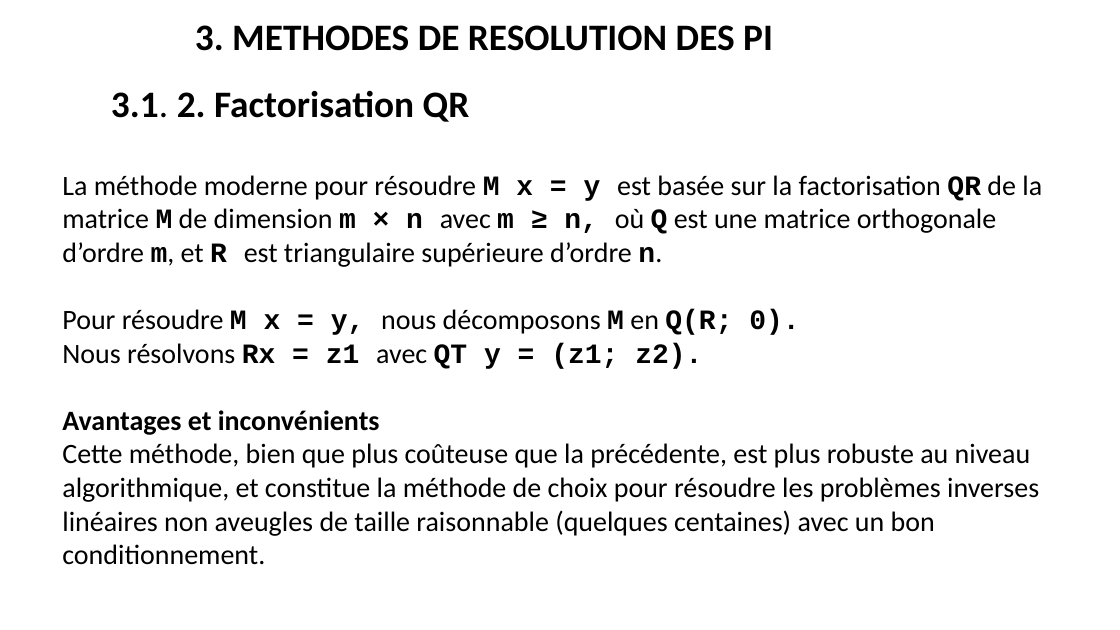
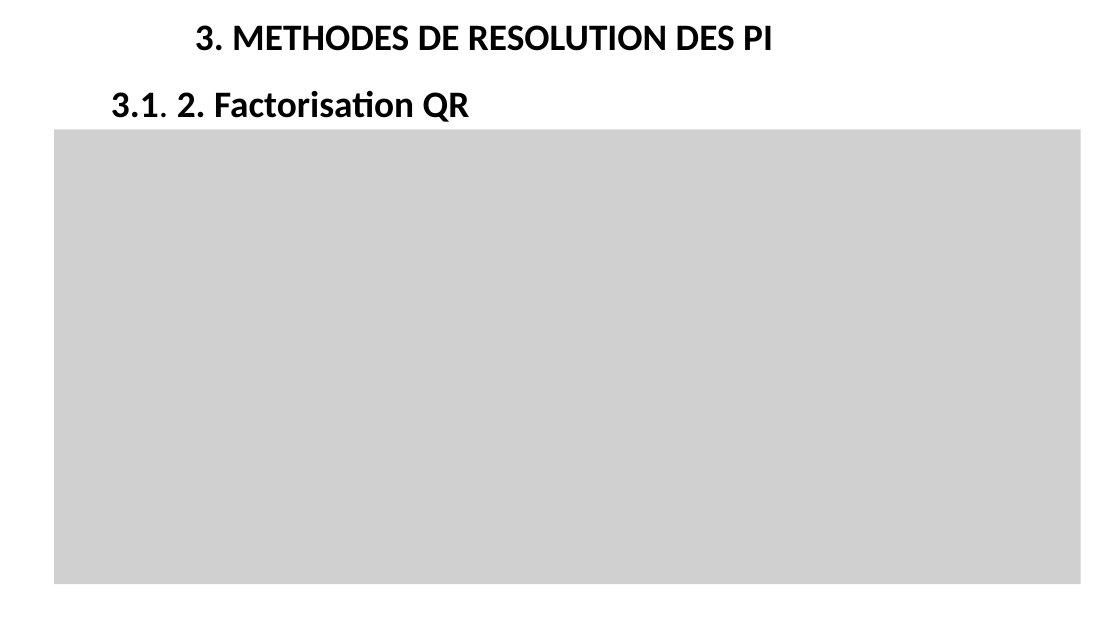
Before and after one commit to BenSaintKoff/COURS-ENSEA, a slide deck: slide 18 of LES PROBLEMES INVERSES.pptx. Drawn at 1120x630 pixels with LibreOffice and Linux fonts; fonts in the diff are those of the drawing; grey boxes stand for pictures. Boxes give left, top, right and bottom in pixels: in the first picture for what was removed or moved away, otherwise in the second. Text is boxed around its words. In the diff, an @@ line names an element or a change of style, - is before the commit and + after.

```diff
--- a/LES PROBLEMES INVERSES.pptx
+++ b/LES PROBLEMES INVERSES.pptx
@@ picture added at (54,129,1081,584) @@
@@ text removed at (62,175,1042,565) @@
-La méthode moderne pour résoudre M x = y est basée sur la factorisation QR de la matrice M de dimension m × n avec m ≥ n, où Q est une matrice orthogonale d’ordre m, et R est triangulaire supérieure d’ordre n.
-Pour résoudre M x = y, nous décomposons M en Q(R; 0).
-Nous résolvons Rx = z1 avec QT y = (z1; z2).
-Avantages et inconvénients
-Cette méthode, bien que plus coûteuse que la précédente, est plus robuste au niveau algorithmique, et constitue la méthode de choix pour résoudre les problèmes inverses linéaires non aveugles de taille raisonnable (quelques centaines) avec un bon conditionnement.
```
Also in this commit, not shown: 9 other slides changed, 11 slides added.
